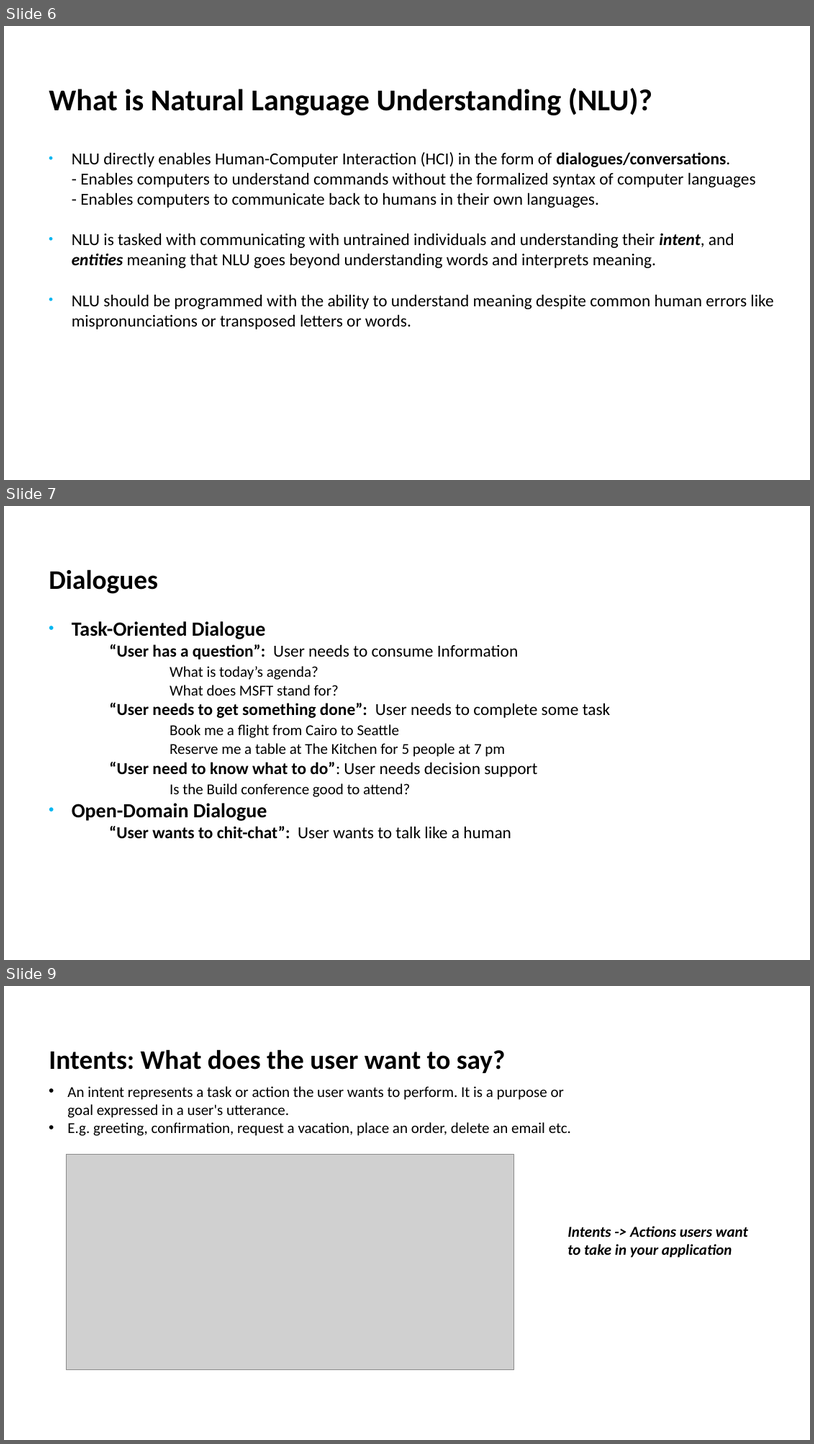
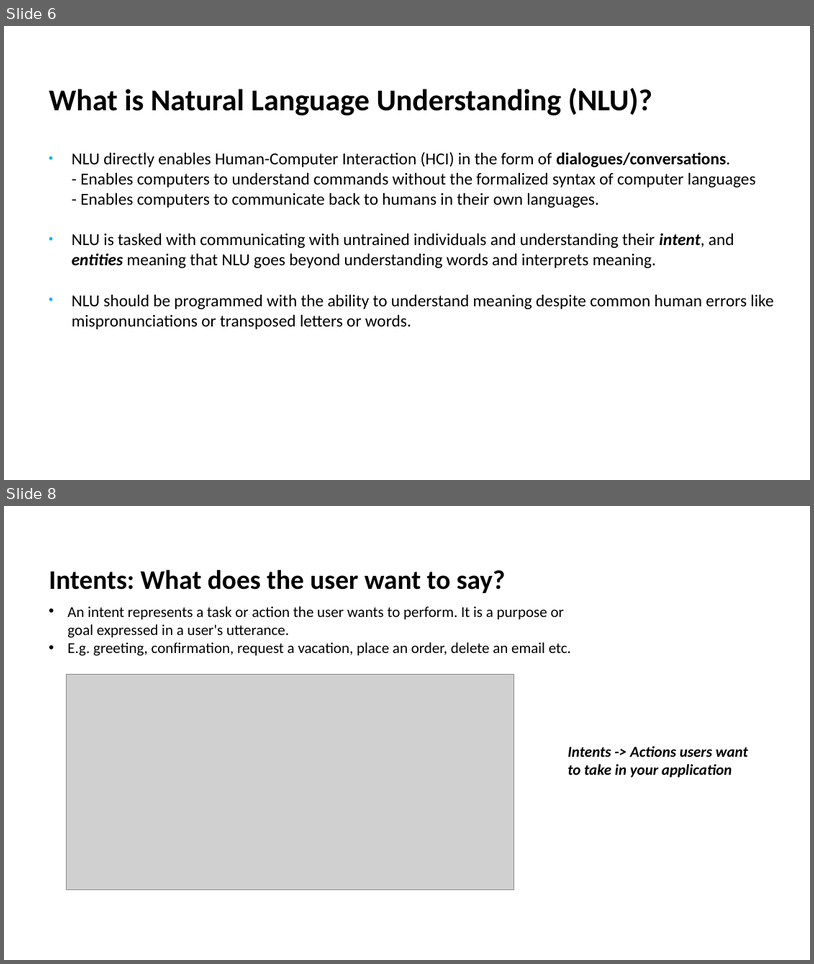
Before and after one commit to mansijain014/HR-Bot, a slide deck: Slide Deck/Conversational AI Build NLU model using LUIS(MLSA).pptx. Shown one above the other, each under a label of ours: slides 6, 7 and 9 before the commit, slides 6 and 8 after it; the slides between them are not shown. The pictures are 814x1444 and 814x964 pixels, drawn with LibreOffice and Linux fonts; fonts in the diff are those of the drawing; grey boxes stand for pictures; background and template pictures are left out. Boxes give left, top, right and bottom in pixels: in the first picture for what was removed or moved away, otherwise in the second. Text is boxed around its words. In the diff, an @@ line names an element or a change of style, - is before the commit and + after.

```diff
--- a/Slide Deck/Conversational AI Build NLU model using LUIS(MLSA).pptx
+++ b/Slide Deck/Conversational AI Build NLU model using LUIS(MLSA).pptx
@@ slide 7 removed at [4,506,810,960], background #FFFFFF @@
@@ title removed at [49,569,158,594] @@
-Dialogues
@@ text removed at [72,621,611,838] @@
-• Task-Oriented Dialogue
-  “User has a question”: User needs to consume Information
-    What is today’s agenda?
-    What does MSFT stand for?
-  “User needs to get something done”: User needs to complete some task
-    Book me a flight from Cairo to Seattle
-    Reserve me a table at The Kitchen for 5 people at 7 pm
-  “User need to know what to do”: User needs decision support
-    Is the Build conference good to attend?
-• Open-Domain Dialogue
-  “User wants to chit-chat”: User wants to talk like a human
@@ what was slide 9 is now slide 8 @@
```
Also in this commit, not shown: 7 slides changed, 2 slides added, 4 other files.
